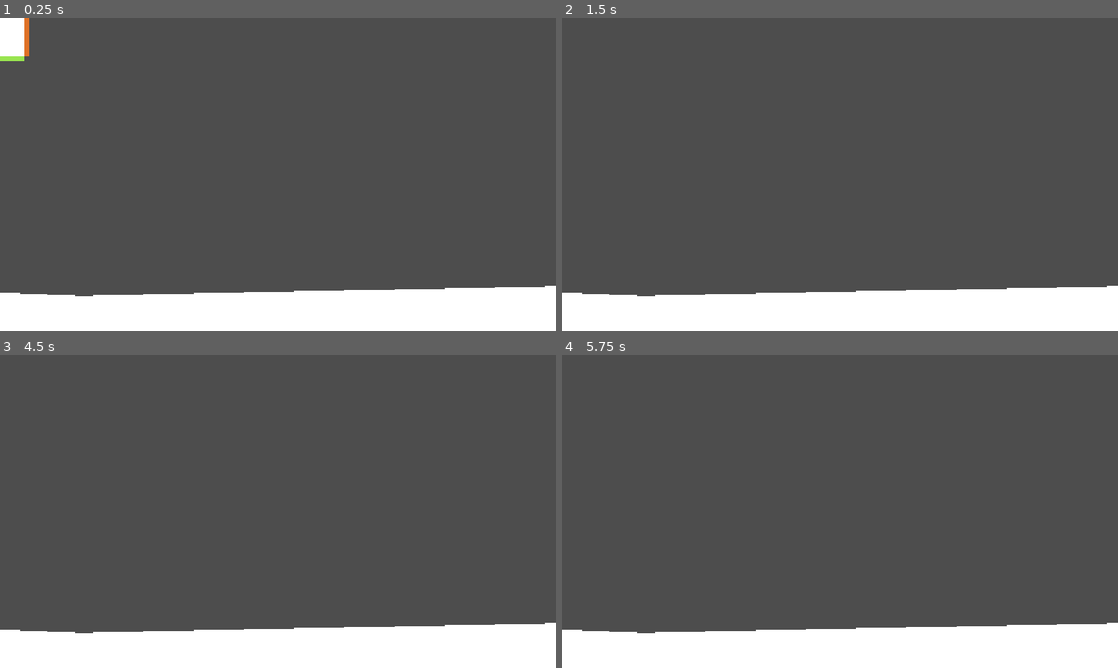
Above: before the commit, frames 1-4 (two rows, left to right).
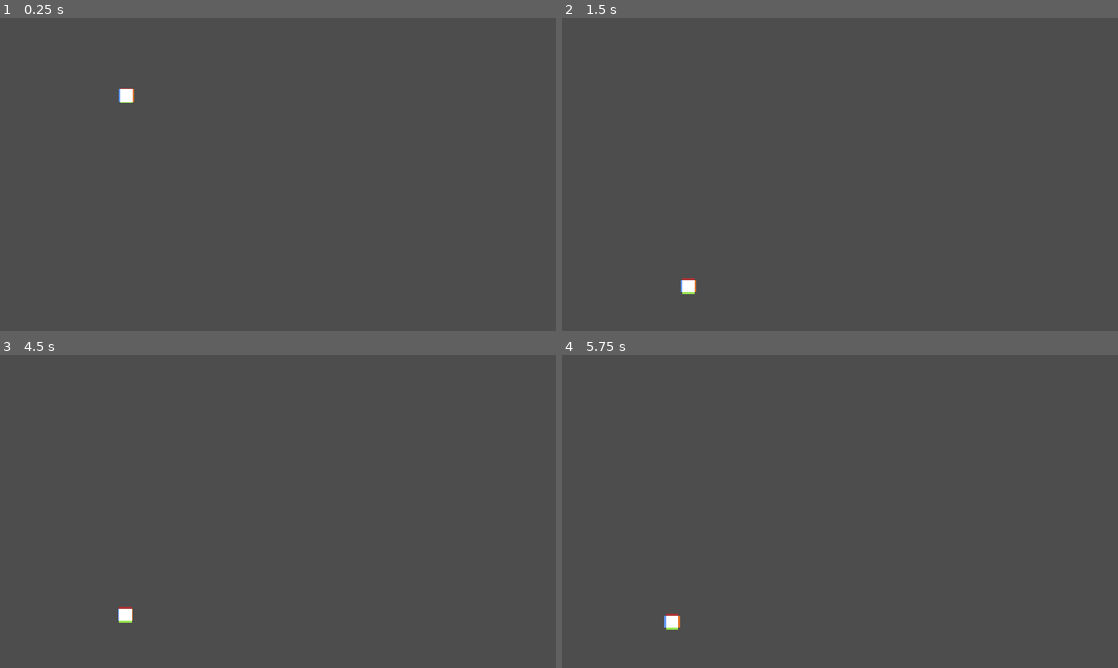
Above: after the commit, the same moments.

Repository: DudukoDad/very-serious-game
Game: Godot game, scene res://Scenes/main_game.tscn
Same seed, same stepped clock (60 frames per second), same inputs: the game is played once before the commit and once after it.
Inputs (mouse positions are in pixels of both pictures, inside the frame that each line leads up to):
- Up to frame 1 (0.25 s): no input
- Up to frame 2 (1.5 s): move the mouse to (962, 158) at 0.52 s; click (962, 158) at 0.6 s; tap Enter at 1.25 s; move the mouse to (728, 190) at 1.27 s; click (728, 190) at 1.35 s
- Up to frame 3 (4.5 s): tap Space at 2, 3.5 s; move the mouse to (333, 442) at 2.02 s; click (333, 442) at 2.1 s; tap Enter at 2.75, 4.25 s; move the mouse to (250, 574) at 2.77 s; click (250, 574) at 2.85 s; move the mouse to (444, 558) at 3.52 s; click (444, 558) at 3.6 s; move the mouse to (111, 464) at 4.27 s; click (111, 464) at 4.35 s
- Up to frame 4 (5.75 s): move the mouse to (867, 511) at 5.02 s; click (867, 511) at 5.1 s

The runs differ from the first frame. In frame 1, 13% of the frame differs, in the area x 0-100%, y 0-100%; in frame 2, 13%; in frame 3, 13%; in frame 4, 13%.

Commit message:
[FEAT] Added variable jump height and a (very buggy) trajectory visual

Diff:
--- a/Levels/test_level.tscn
+++ b/Levels/test_level.tscn
@@ -32,6 +32,7 @@
 position = Vector2(262, 129)
 
 [node name="Floor" type="StaticBody2D" parent="." unique_id=515596617]
+visible = false
 script = ExtResource("3_4k50d")
 metadata/_edit_group_ = true
 
--- a/Scenes/Player/Player.tscn
+++ b/Scenes/Player/Player.tscn
@@ -5,16 +5,28 @@
 
 [sub_resource type="RectangleShape2D" id="RectangleShape2D_h54ih"]
 
-[node name="Player" type="RigidBody2D" unique_id=2085677933]
+[sub_resource type="Gradient" id="Gradient_xpcdj"]
+offsets = PackedFloat32Array(0, 0.9705882)
+colors = PackedColorArray(1, 0, 0, 1, 1, 1, 0, 1)
+
+[node name="Player" type="CharacterBody2D" unique_id=176213554]
 script = ExtResource("1_s0eop")
 metadata/_edit_group_ = true
 
 [node name="CollisionShape2D" type="CollisionShape2D" parent="." unique_id=1550212430]
-scale = Vector2(6.13, 6.13)
+scale = Vector2(1.58, 1.58)
 shape = SubResource("RectangleShape2D_h54ih")
 
 [node name="Sprite2D" type="Sprite2D" parent="." unique_id=127807151]
-scale = Vector2(3.804, 3.804)
 texture = ExtResource("2_a3d8c")
 
-[connection signal="body_shape_entered" from="." to="." method="_on_body_shape_entered"]
+[node name="Line2D" type="Line2D" parent="." unique_id=1259832757]
+width = 15.0
+gradient = SubResource("Gradient_xpcdj")
+joint_mode = 2
+begin_cap_mode = 2
+end_cap_mode = 2
+
+[node name="Timer" type="Timer" parent="." unique_id=828105703]
+
+[connection signal="timeout" from="Timer" to="." method="_on_timer_timeout"]
--- a/Scripts/player.gd
+++ b/Scripts/player.gd
@@ -1,30 +1,96 @@
 class_name Player
-extends RigidBody2D
+extends CharacterBody2D
 
-@onready var velocity = Vector2.ZERO
-@onready var speed = 5
+@onready var speed = 100
+@onready var line: Line2D = $Line2D
+@onready var player: Player = $"."
+
+@onready var timer: Timer = $Timer
+var timer_seconds : float
+
+# Calculate vector between players current position and mouse cursor
+var player_pos : Vector2
+var mouse_pos : Vector2
+var movement_vector : Vector2
+
+var screen_size
+var gravity = ProjectSettings.get_setting("physics/2d/default_gravity")
+
+var max_points = 250
+
+
+func _ready():
+	screen_size = get_viewport_rect().size
+
+	# Setting jump timer properties
+	timer.wait_time = 1.0
+	timer.one_shot = false
+	timer.ignore_time_scale = true
+
+	timer.start()
 
 # All possible player colors
 # FUTURE: Build state management system
-enum colors {
+enum color {
 	RED,
 	ORANGE,
 	BLUE,
 	GREEN
 }
 
-func _input(event):
-	if event is InputEventMouseButton:
-		if event.button_index == MOUSE_BUTTON_LEFT and event.pressed:
-			jump()
+func jump(delta):
+	var jump_height = timer_seconds * -speed / 2
+	print(jump_height)
 
-func jump():
-	# Calculate vector between players current position and mouse cursor
-	var vector = global_position - get_global_mouse_position()
-	print(vector)
+	movement_vector = movement_vector * jump_height
+	print(movement_vector)
 
-	# Multiply vector by -1 to invert the magnitude
-	var movement_vector = vector * speed
-	movement_vector.normalized()
+	velocity += movement_vector * delta
 
-	apply_impulse(Vector2(movement_vector))
+
+func _on_timer_timeout() -> void:
+	timer_seconds += 1
+	print(timer_seconds)
+
+func show_trajectory(delta):
+	line.clear_points()
+
+	var pos = global_position
+	var vel = (player_pos - mouse_pos) * -speed
+
+	for i in max_points:
+		line.add_point(pos)
+		vel.y += gravity * delta
+		pos += vel * delta
+		# FIXME: Break the function if trajectory line touches a wall/ground
+
+func _process(delta):
+	player_pos = global_position
+	mouse_pos = get_global_mouse_position()
+	movement_vector = player_pos - mouse_pos
+
+func _physics_process(delta):
+	# Gravity
+	if not is_on_floor():
+		velocity.y += gravity * delta
+
+	if Input.is_action_just_pressed("left_click"):
+		timer.paused = false
+		timer_seconds = 0
+		line.show()
+		show_trajectory(delta)
+
+	if Input.is_action_just_released("left_click"):
+		timer.paused = true
+		line.hide()
+		jump(delta)
+
+	if movement_vector.length() > 0:
+		movement_vector = movement_vector.normalized()
+
+	position = position.clamp(Vector2.ZERO, screen_size)
+
+	move_and_slide()
+
+func change_color():
+	pass
--- a/Scripts/test_level.gd
+++ b/Scripts/test_level.gd
@@ -1,7 +1,6 @@
 extends BaseLevel
 
 @onready var spawn_point: Marker2D = $SpawnPoint
-@onready var level_camera: Camera2D = $Camera2D
 
 # Implementing BaseLevel abstract class
 func get_default_player_spawn() -> Vector2:
